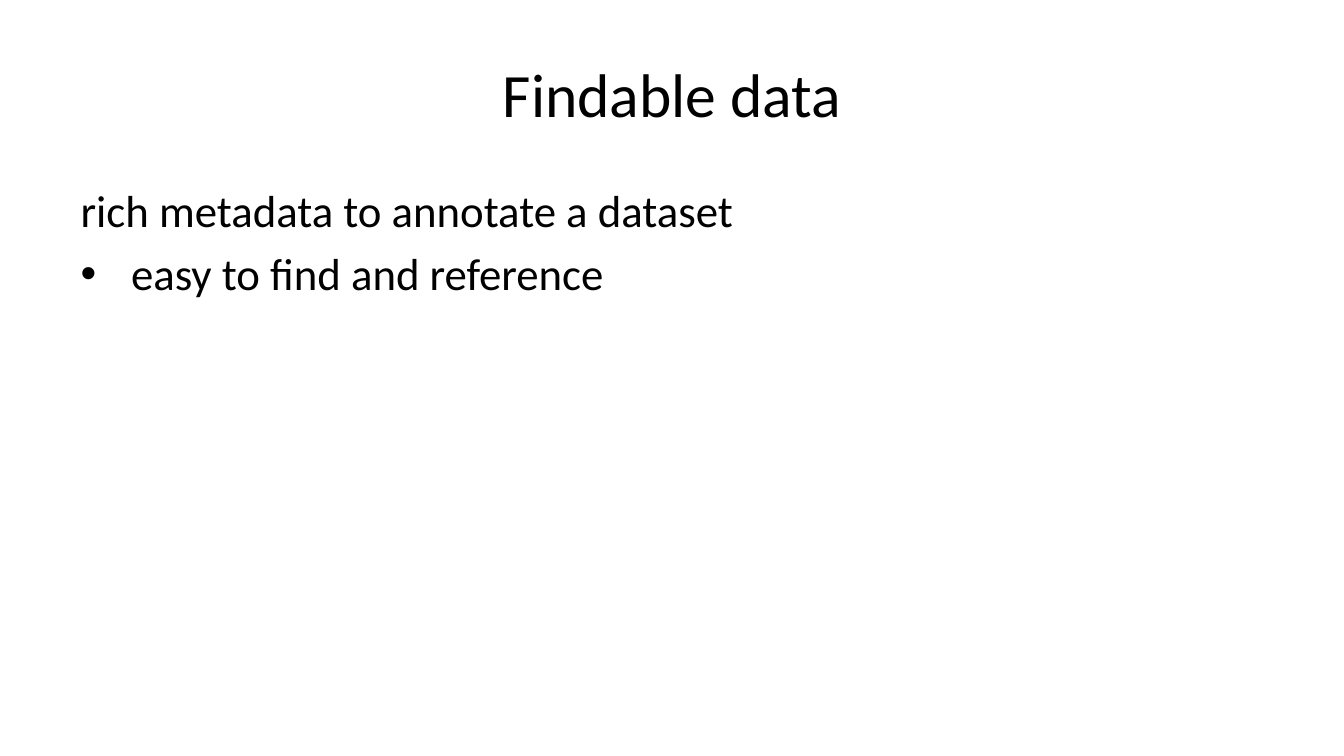
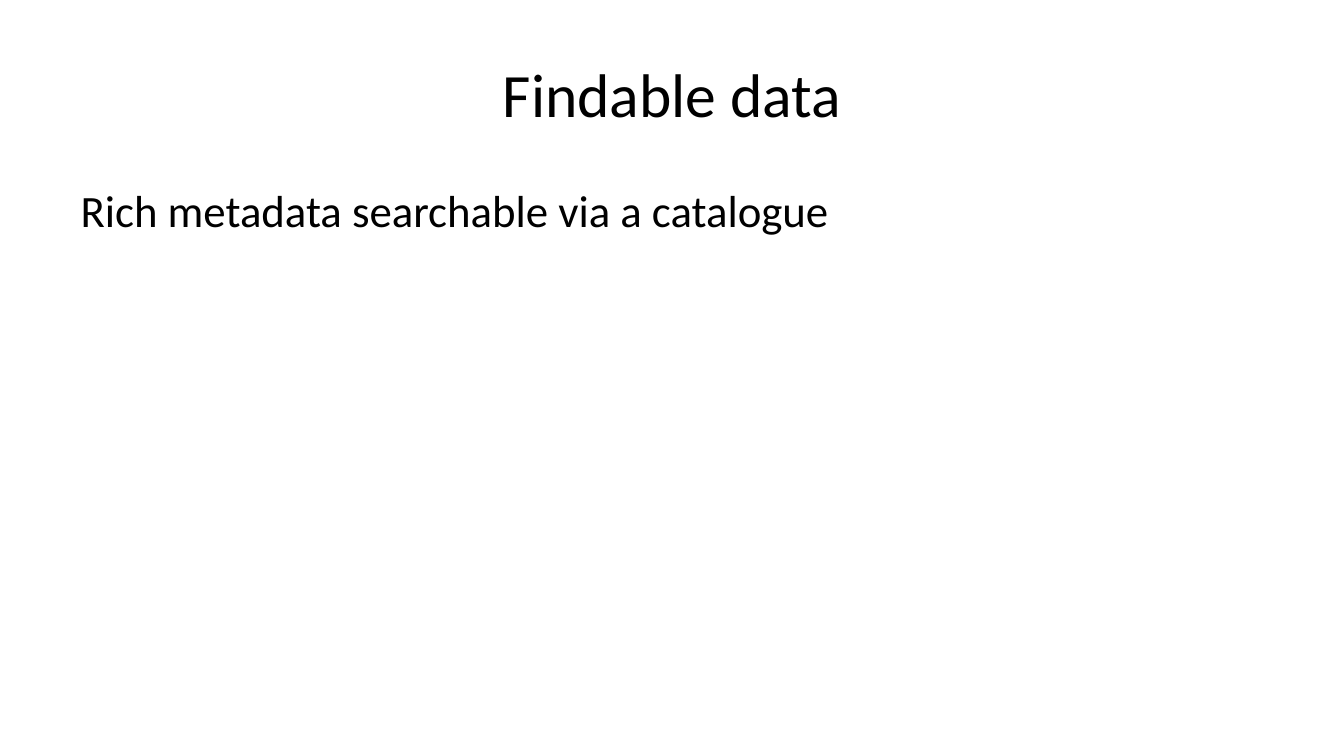
Before and after one commit to pvgenuchten/slides, a slide deck: slide 8 of slides/2026-soil-information-systems-for-decision-making-in-africa.pptx. Drawn at 1344x756 pixels with LibreOffice and Linux fonts; fonts in the diff are those of the drawing. Boxes give left, top, right and bottom in pixels: in the first picture for what was removed or moved away, otherwise in the second. Text is boxed around its words. In the diff, an @@ line names an element or a change of style, - is before the commit and + after.

```diff
--- a/slides/2026-soil-information-systems-for-decision-making-in-africa.pptx
+++ b/slides/2026-soil-information-systems-for-decision-making-in-africa.pptx
@@ text at [81, 196, 828, 235]: text changed @@
-rich metadata to annotate a dataset
-• easy to find and reference
+Rich metadata searchable via a catalogue
```
Also in this commit, not shown: 4 other slides changed, 2 slides added, 13 other files.
